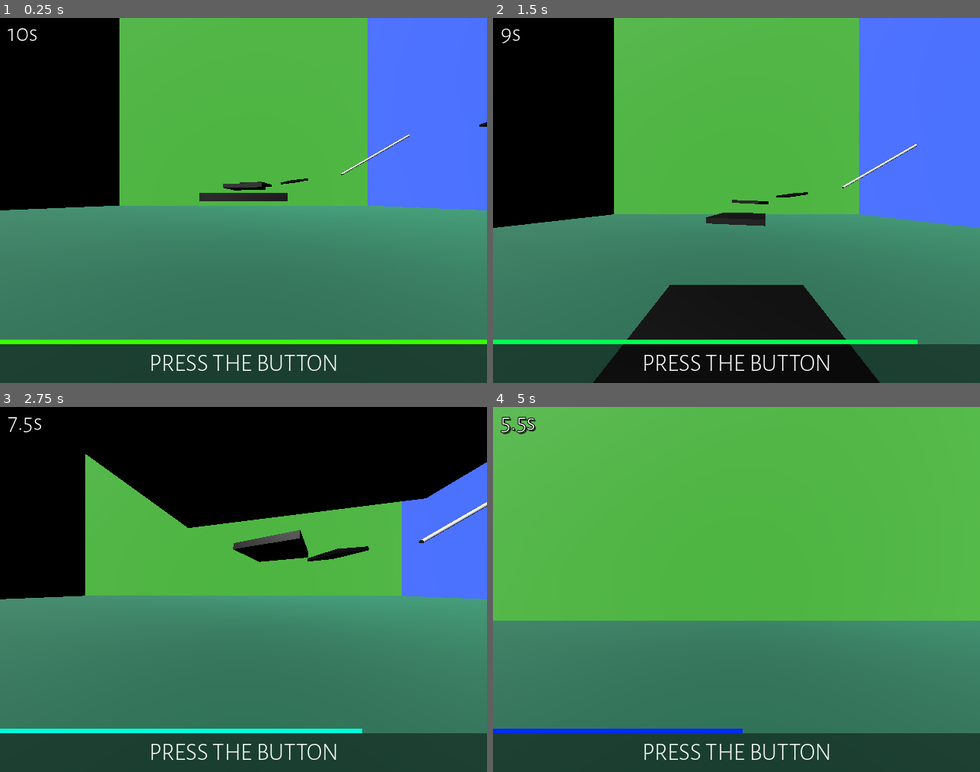
Above: before the commit, frames 1-4 (two rows, left to right).
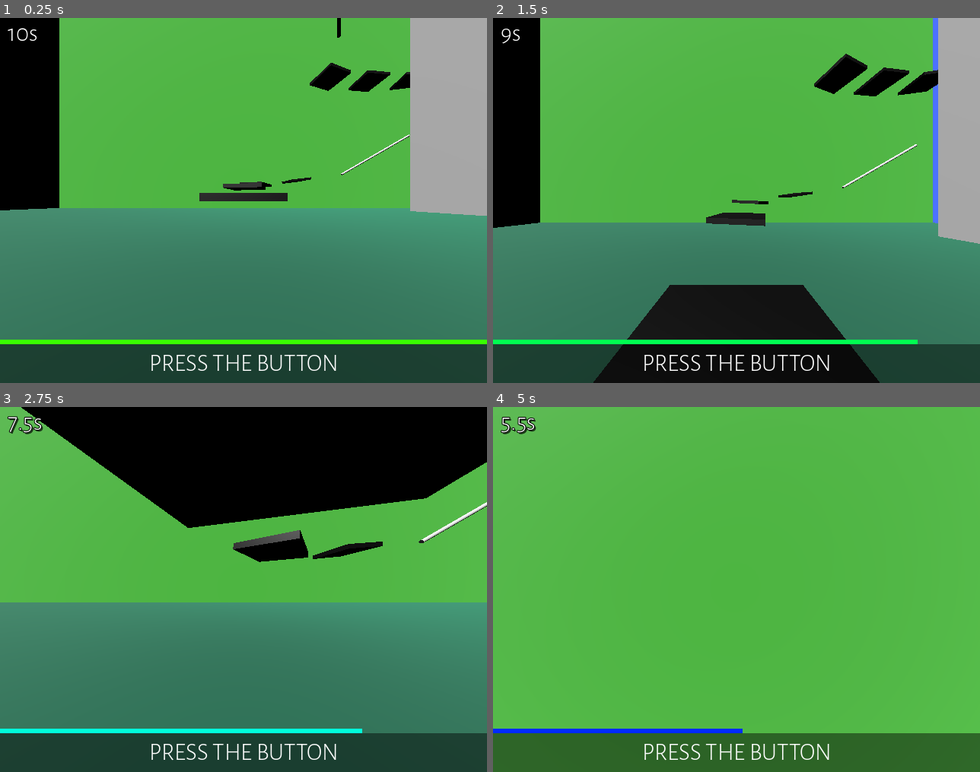
Above: after the commit, the same moments.

Repository: catboyBinary/LudumDare51
Game: Godot game, scene res://scenes/Main.tscn
The game is run twice, just before and just after one commit, with the same random seed, the same clock (stepped at 60 frames per second) and the same inputs.
Inputs (mouse positions are in pixels of both pictures, inside the frame that each line leads up to):
- Up to frame 1 (0.25 s): no input
- Up to frame 2 (1.5 s): move the mouse to (760, 200) at 0.52 s; press the mouse at (760, 200) at 0.53 s; hold W (move_forward) from 0.53 s (still down); tap Space (jump) at 0.77 s; move the mouse to (712, 200) at 1.27 s; release the mouse at (712, 200) at 1.28 s; click (712, 200) at 1.35 s
- Up to frame 3 (2.75 s): keep holding W (move_forward); tap Space (jump) at 1.52 s; move the mouse to (253, 582) at 2.02 s; press the mouse at (253, 582) at 2.03 s
- Up to frame 4 (5 s): keep holding W (move_forward); move the mouse to (731, 596) at 2.77 s; release the mouse at (731, 596) at 2.78 s; click (731, 596) at 2.85 s; tap Space (jump) at 3.02, 3.77, 4.52 s; move the mouse to (775, 593) at 3.52 s; press the mouse at (775, 593) at 3.53 s; move the mouse to (697, 585) at 4.27 s; release the mouse at (697, 585) at 4.28 s; click (697, 585) at 4.35 s

The runs differ from the first frame. In frame 1, 20% of the frame differs, in the area x 12-100%, y 0-55%; in frame 2, 24%; in frame 3, 15%; in frame 4, 40%, in the area x 0-100%, y 58-100%.
Error in both runs: Invalid assignment of property or key 'current' with value of type 'bool' on a base object of type 'Camera2D'. (res://scenes/games/mouse_labyrinth/MouseFollowe…

Commit message:
3d game lol

Diff:
--- a/scenes/games/fps/fps_game.tscn
+++ b/scenes/games/fps/fps_game.tscn
@@ -1,7 +1,50 @@
-[gd_scene load_steps=22 format=3 uid="uid://cbkt01dckr06x"]
+[gd_scene load_steps=27 format=3 uid="uid://cbkt01dckr06x"]
 
 [ext_resource type="PackedScene" uid="uid://c1qk06atvob6b" path="res://scenes/games/fps/fps_player.tscn" id="1_etnqk"]
 [ext_resource type="Material" uid="uid://ewjumaisusgs" path="res://scenes/games/fps/platforms.tres" id="2_sdysd"]
+
+[sub_resource type="StandardMaterial3D" id="StandardMaterial3D_p21fi"]
+albedo_color = Color(0.184687, 0.52, 0.1404, 1)
+
+[sub_resource type="QuadMesh" id="QuadMesh_50g5a"]
+material = SubResource("StandardMaterial3D_p21fi")
+size = Vector2(100, 100)
+
+[sub_resource type="ConvexPolygonShape3D" id="ConvexPolygonShape3D_k8dqw"]
+points = PackedVector3Array(50, 50, 0, 50, -50, 0, -50, 50, 0, -50, -50, 0)
+
+[sub_resource type="StandardMaterial3D" id="StandardMaterial3D_684xo"]
+albedo_color = Color(0.21, 0.354833, 1, 1)
+
+[sub_resource type="QuadMesh" id="QuadMesh_o5tnq"]
+material = SubResource("StandardMaterial3D_684xo")
+flip_faces = true
+size = Vector2(100, 100)
+
+[sub_resource type="ConvexPolygonShape3D" id="ConvexPolygonShape3D_sqj2t"]
+points = PackedVector3Array(50, 50, 0, 50, -50, 0, -50, 50, 0, -50, -50, 0)
+
+[sub_resource type="ConvexPolygonShape3D" id="ConvexPolygonShape3D_wtxd0"]
+points = PackedVector3Array(50, 50, 0, 50, -50, 0, -50, 50, 0, -50, -50, 0)
+
+[sub_resource type="StandardMaterial3D" id="StandardMaterial3D_bkx1u"]
+albedo_color = Color(0, 0.737255, 0.466667, 1)
+
+[sub_resource type="QuadMesh" id="QuadMesh_xwr84"]
+material = SubResource("StandardMaterial3D_bkx1u")
+size = Vector2(100, 100)
+
+[sub_resource type="ConvexPolygonShape3D" id="ConvexPolygonShape3D_32x31"]
+points = PackedVector3Array(50, 50, 0, 50, -50, 0, -50, 50, 0, -50, -50, 0)
+
+[sub_resource type="WorldBoundaryShape3D" id="WorldBoundaryShape3D_15od1"]
+
+[sub_resource type="StandardMaterial3D" id="StandardMaterial3D_jtb5t"]
+albedo_color = Color(0, 0.28, 0.196, 1)
+
+[sub_resource type="PlaneMesh" id="PlaneMesh_dr8lt"]
+material = SubResource("StandardMaterial3D_jtb5t")
+size = Vector2(100, 100)
 
 [sub_resource type="BoxMesh" id="BoxMesh_4slon"]
 material = ExtResource("2_sdysd")
@@ -15,8 +58,26 @@
 bottom_radius = 0.25
 height = 20.0
 
+[sub_resource type="BoxShape3D" id="BoxShape3D_5md40"]
+size = Vector3(0.5, 20, 0.5)
+
+[sub_resource type="CylinderMesh" id="CylinderMesh_ursxu"]
+top_radius = 0.25
+bottom_radius = 0.25
+height = 10.0
+
 [sub_resource type="BoxShape3D" id="BoxShape3D_khabg"]
-size = Vector3(0.5, 20, 0.5)
+size = Vector3(0.5, 10.2686, 0.5)
+
+[sub_resource type="BoxMesh" id="BoxMesh_13tu3"]
+size = Vector3(5, 50, 60)
+
+[sub_resource type="ConvexPolygonShape3D" id="ConvexPolygonShape3D_nk46c"]
+points = PackedVector3Array(-2.5, -25, -30, 2.5, -25, -30, -2.5, -25, 30, -2.5, 25, -30, 2.5, 25, -30, 2.5, -25, 30, -2.5, 25, 30, 2.5, 25, 30)
+
+[sub_resource type="BoxMesh" id="BoxMesh_kj7qj"]
+material = ExtResource("2_sdysd")
+size = Vector3(5, 50, 60)
 
 [sub_resource type="BoxMesh" id="BoxMesh_2pksm"]
 material = ExtResource("2_sdysd")
@@ -25,104 +86,11 @@
 [sub_resource type="ConvexPolygonShape3D" id="ConvexPolygonShape3D_idanj"]
 points = PackedVector3Array(2.5, 0.25, 10, 2.5, -0.25, 10, 2.5, 0.25, -10, -2.5, 0.25, 10, -2.5, -0.25, 10, 2.5, -0.25, -10, -2.5, 0.25, -10, -2.5, -0.25, -10)
 
-[sub_resource type="StandardMaterial3D" id="StandardMaterial3D_p21fi"]
-albedo_color = Color(0.184687, 0.52, 0.1404, 1)
-
-[sub_resource type="QuadMesh" id="QuadMesh_50g5a"]
-material = SubResource("StandardMaterial3D_p21fi")
-size = Vector2(100, 100)
-
-[sub_resource type="ConvexPolygonShape3D" id="ConvexPolygonShape3D_k8dqw"]
-points = PackedVector3Array(50, 50, 0, 50, -50, 0, -50, 50, 0, -50, -50, 0)
-
-[sub_resource type="StandardMaterial3D" id="StandardMaterial3D_684xo"]
-albedo_color = Color(0.21, 0.354833, 1, 1)
-
-[sub_resource type="QuadMesh" id="QuadMesh_o5tnq"]
-material = SubResource("StandardMaterial3D_684xo")
-flip_faces = true
-size = Vector2(100, 100)
-
-[sub_resource type="ConvexPolygonShape3D" id="ConvexPolygonShape3D_sqj2t"]
-points = PackedVector3Array(50, 50, 0, 50, -50, 0, -50, 50, 0, -50, -50, 0)
-
-[sub_resource type="ConvexPolygonShape3D" id="ConvexPolygonShape3D_wtxd0"]
-points = PackedVector3Array(50, 50, 0, 50, -50, 0, -50, 50, 0, -50, -50, 0)
-
-[sub_resource type="StandardMaterial3D" id="StandardMaterial3D_bkx1u"]
-albedo_color = Color(0, 0.737255, 0.466667, 1)
-
-[sub_resource type="QuadMesh" id="QuadMesh_xwr84"]
-material = SubResource("StandardMaterial3D_bkx1u")
-size = Vector2(100, 100)
-
-[sub_resource type="ConvexPolygonShape3D" id="ConvexPolygonShape3D_32x31"]
-points = PackedVector3Array(50, 50, 0, 50, -50, 0, -50, 50, 0, -50, -50, 0)
-
-[sub_resource type="WorldBoundaryShape3D" id="WorldBoundaryShape3D_15od1"]
-
-[sub_resource type="StandardMaterial3D" id="StandardMaterial3D_jtb5t"]
-albedo_color = Color(0, 0.28, 0.196, 1)
-
-[sub_resource type="PlaneMesh" id="PlaneMesh_dr8lt"]
-material = SubResource("StandardMaterial3D_jtb5t")
-size = Vector2(100, 100)
-
 [node name="FPSGame" type="Node3D"]
 
 [node name="FPSPlayer" parent="." instance=ExtResource("1_etnqk")]
 transform = Transform3D(1, 0, 0, 0, 1, 0, 0, 0, 1, 0, 1.5, 11.6742)
 floor_constant_speed = true
-
-[node name="Block" type="StaticBody3D" parent="."]
-transform = Transform3D(1, 0, 0, 0, 1, 0, 0, 0, 1, 0, 2.22893, 0.464173)
-
-[node name="MeshInstance3d2" type="MeshInstance3D" parent="Block"]
-mesh = SubResource("BoxMesh_4slon")
-skeleton = NodePath("../..")
-
-[node name="CollisionShape3d" type="CollisionShape3D" parent="Block"]
-shape = SubResource("ConvexPolygonShape3D_tstir")
-
-[node name="Block2" type="StaticBody3D" parent="."]
-transform = Transform3D(0.973806, 0, -0.227382, 0, 1, 0, 0.227382, 0, 0.973806, 0.357011, 3.92964, -10.1481)
-
-[node name="MeshInstance3d2" type="MeshInstance3D" parent="Block2"]
-mesh = SubResource("BoxMesh_4slon")
-skeleton = NodePath("../..")
-
-[node name="CollisionShape3d" type="CollisionShape3D" parent="Block2"]
-shape = SubResource("ConvexPolygonShape3D_tstir")
-
-[node name="Block3" type="StaticBody3D" parent="."]
-transform = Transform3D(0.847927, 0.0382134, -0.528733, -0.0324259, 0.99927, 0.0202195, 0.52912, 0, 0.848547, 2.61164, 5.37461, -20.8161)
-
-[node name="MeshInstance3d2" type="MeshInstance3D" parent="Block3"]
-mesh = SubResource("BoxMesh_4slon")
-skeleton = NodePath("../..")
-
-[node name="CollisionShape3d" type="CollisionShape3D" parent="Block3"]
-shape = SubResource("ConvexPolygonShape3D_tstir")
-
-[node name="Block4" type="StaticBody3D" parent="."]
-transform = Transform3D(0.225926, -0.130375, -0.965381, -0.00959639, 0.990658, -0.136034, 0.974097, 0.0399979, 0.222565, 12.9739, 6.94138, -27.8283)
-
-[node name="MeshInstance3d2" type="MeshInstance3D" parent="Block4"]
-mesh = SubResource("BoxMesh_4slon")
-skeleton = NodePath("../..")
-
-[node name="CollisionShape3d" type="CollisionShape3D" parent="Block4"]
-shape = SubResource("ConvexPolygonShape3D_tstir")
-
-[node name="Rail" type="StaticBody3D" parent="."]
-transform = Transform3D(-0.5, -0.866025, 0, 0.866025, -0.5, 0, 0, 0, 1, 33.9329, 13.7768, -27.8283)
-
-[node name="MeshInstance3d2" type="MeshInstance3D" parent="Rail"]
-mesh = SubResource("CylinderMesh_v6pab")
-skeleton = NodePath("../..")
-
-[node name="CollisionShape3d" type="CollisionShape3D" parent="Rail"]
-shape = SubResource("BoxShape3D_khabg")
 
 [node name="DirectionalLight3d" type="DirectionalLight3D" parent="."]
 transform = Transform3D(0.859049, -0.299697, -0.41499, 0.511893, 0.502945, 0.696428, -1.98518e-08, -0.810696, 0.585467, 0, 4.15664, 0.0397468)
@@ -131,20 +99,10 @@
 directional_shadow_mode = 0
 directional_shadow_split_1 = 0.086
 
-[node name="Block5" type="StaticBody3D" parent="."]
-transform = Transform3D(1, 0, 0, 0, 1, 0, 0, 0, 1, 50.7764, 17.3425, -9.67343)
-
-[node name="MeshInstance3d2" type="MeshInstance3D" parent="Block5"]
-mesh = SubResource("BoxMesh_2pksm")
-skeleton = NodePath("../..")
-
-[node name="CollisionShape3d" type="CollisionShape3D" parent="Block5"]
-shape = SubResource("ConvexPolygonShape3D_idanj")
-
 [node name="Da Box" type="Node" parent="."]
 
 [node name="StaticBody3d4" type="StaticBody3D" parent="Da Box"]
-transform = Transform3D(1, 0, 0, 0, 1, 0, 0, 0, 1, 0, 50, -50)
+transform = Transform3D(1, 0, 0, 0, 1, 0, 0, 0, 1, 0, 50, -30)
 
 [node name="Wall1" type="MeshInstance3D" parent="Da Box/StaticBody3d4"]
 mesh = SubResource("QuadMesh_50g5a")
@@ -154,7 +112,7 @@
 shape = SubResource("ConvexPolygonShape3D_k8dqw")
 
 [node name="StaticBody3d3" type="StaticBody3D" parent="Da Box"]
-transform = Transform3D(1, 0, 0, 0, 1, 0, 0, 0, 1, 0, 50, 50)
+transform = Transform3D(1, 0, 0, 0, 1, 0, 0, 0, 1, 0, 50, 30)
 
 [node name="Wall2" type="MeshInstance3D" parent="Da Box/StaticBody3d3"]
 mesh = SubResource("QuadMesh_o5tnq")
@@ -191,3 +149,198 @@
 [node name="MeshInstance3d" type="MeshInstance3D" parent="Da Box/Floor"]
 mesh = SubResource("PlaneMesh_dr8lt")
 skeleton = NodePath("../../..")
+
+[node name="Node" type="Node3D" parent="."]
+
+[node name="Block" type="StaticBody3D" parent="Node"]
+transform = Transform3D(1, 0, 0, 0, 1, 0, 0, 0, 1, 0, 2.22893, 0.464173)
+
+[node name="MeshInstance3d2" type="MeshInstance3D" parent="Node/Block"]
+mesh = SubResource("BoxMesh_4slon")
+skeleton = NodePath("../../..")
+
+[node name="CollisionShape3d" type="CollisionShape3D" parent="Node/Block"]
+shape = SubResource("ConvexPolygonShape3D_tstir")
+
+[node name="Block2" type="StaticBody3D" parent="Node"]
+transform = Transform3D(0.973806, 0, -0.227382, 0, 1, 0, 0.227382, 0, 0.973806, 0.357011, 3.92964, -10.1481)
+
+[node name="MeshInstance3d2" type="MeshInstance3D" parent="Node/Block2"]
+mesh = SubResource("BoxMesh_4slon")
+skeleton = NodePath("../../..")
+
+[node name="CollisionShape3d" type="CollisionShape3D" parent="Node/Block2"]
+shape = SubResource("ConvexPolygonShape3D_tstir")
+
+[node name="Block3" type="StaticBody3D" parent="Node"]
+transform = Transform3D(0.847927, 0.0382134, -0.528733, -0.0324259, 0.99927, 0.0202195, 0.52912, 0, 0.848547, 2.61164, 5.37461, -20.8161)
+
+[node name="MeshInstance3d2" type="MeshInstance3D" parent="Node/Block3"]
+mesh = SubResource("BoxMesh_4slon")
+skeleton = NodePath("../../..")
+
+[node name="CollisionShape3d" type="CollisionShape3D" parent="Node/Block3"]
+shape = SubResource("ConvexPolygonShape3D_tstir")
+
+[node name="Block4" type="StaticBody3D" parent="Node"]
+transform = Transform3D(0.225926, -0.130375, -0.965381, -0.00959639, 0.990658, -0.136034, 0.974097, 0.0399979, 0.222565, 12.9739, 6.94138, -26.1974)
+
+[node name="MeshInstance3d2" type="MeshInstance3D" parent="Node/Block4"]
+mesh = SubResource("BoxMesh_4slon")
+skeleton = NodePath("../../..")
+
+[node name="CollisionShape3d" type="CollisionShape3D" parent="Node/Block4"]
+shape = SubResource("ConvexPolygonShape3D_tstir")
+
+[node name="Rail" type="StaticBody3D" parent="Node"]
+transform = Transform3D(-0.5, -0.866025, 0, 0.866025, -0.5, 0, 0, 0, 1, 33.9329, 13.7768, -27.8283)
+
+[node name="MeshInstance3d2" type="MeshInstance3D" parent="Node/Rail"]
+mesh = SubResource("CylinderMesh_v6pab")
+skeleton = NodePath("../../..")
+
+[node name="CollisionShape3d" type="CollisionShape3D" parent="Node/Rail"]
+shape = SubResource("BoxShape3D_5md40")
+
+[node name="Node2" type="Node3D" parent="."]
+transform = Transform3D(0.327218, 0, -0.944949, 0, 1, 0, 0.944949, 0, 0.327218, 17.4331, 23.9772, -18.7513)
+
+[node name="Block" type="StaticBody3D" parent="Node2"]
+transform = Transform3D(1, 0, 0, 0, 1, 0, 0, 0, 1, 0, 2.22893, 0.464173)
+
+[node name="MeshInstance3d2" type="MeshInstance3D" parent="Node2/Block"]
+mesh = SubResource("BoxMesh_4slon")
+skeleton = NodePath("../../..")
+
+[node name="CollisionShape3d" type="CollisionShape3D" parent="Node2/Block"]
+shape = SubResource("ConvexPolygonShape3D_tstir")
+
+[node name="Block2" type="StaticBody3D" parent="Node2"]
+transform = Transform3D(0.973806, 0, -0.227382, 0, 1, 0, 0.227382, 0, 0.973806, 0.357011, 3.92964, -10.1481)
+
+[node name="MeshInstance3d2" type="MeshInstance3D" parent="Node2/Block2"]
+mesh = SubResource("BoxMesh_4slon")
+skeleton = NodePath("../../..")
+
+[node name="CollisionShape3d" type="CollisionShape3D" parent="Node2/Block2"]
+shape = SubResource("ConvexPolygonShape3D_tstir")
+
+[node name="Block3" type="StaticBody3D" parent="Node2"]
+transform = Transform3D(0.847927, 0.0382134, -0.528733, -0.0324259, 0.99927, 0.0202195, 0.52912, 0, 0.848547, 2.61164, 5.37461, -20.8161)
+
+[node name="MeshInstance3d2" type="MeshInstance3D" parent="Node2/Block3"]
+mesh = SubResource("BoxMesh_4slon")
+skeleton = NodePath("../../..")
+
+[node name="CollisionShape3d" type="CollisionShape3D" parent="Node2/Block3"]
+shape = SubResource("ConvexPolygonShape3D_tstir")
+
+[node name="Block4" type="StaticBody3D" parent="Node2"]
+transform = Transform3D(0.867552, 0.075898, 0.491521, -0.00959639, 0.990658, -0.136034, -0.497253, 0.1133, 0.860175, 17.0753, 6.40974, -24.7771)
+
+[node name="MeshInstance3d2" type="MeshInstance3D" parent="Node2/Block4"]
+mesh = SubResource("BoxMesh_4slon")
+skeleton = NodePath("../../..")
+
+[node name="CollisionShape3d" type="CollisionShape3D" parent="Node2/Block4"]
+shape = SubResource("ConvexPolygonShape3D_tstir")
+
+[node name="Rail" type="StaticBody3D" parent="Node2"]
+transform = Transform3D(-0.326862, -0.566142, -0.756733, 0.866025, -0.5, -2.40999e-08, -0.378366, -0.65535, 0.653724, 8.46525, 5.61859, 8.23247)
+
+[node name="MeshInstance3d2" type="MeshInstance3D" parent="Node2/Rail"]
+mesh = SubResource("CylinderMesh_ursxu")
+skeleton = NodePath("../../..")
+
+[node name="CollisionShape3d" type="CollisionShape3D" parent="Node2/Rail"]
+shape = SubResource("BoxShape3D_khabg")
+
+[node name="Rail2" type="StaticBody3D" parent="Node2"]
+transform = Transform3D(-0.477167, -0.826478, 0.298741, 0.866025, -0.5, -2.56474e-08, 0.14937, 0.258717, 0.954334, 16.6371, 11.1402, 10.6741)
+
+[node name="MeshInstance3d2" type="MeshInstance3D" parent="Node2/Rail2"]
+mesh = SubResource("CylinderMesh_ursxu")
+skeleton = NodePath("../../..")
+
+[node name="CollisionShape3d" type="CollisionShape3D" parent="Node2/Rail2"]
+shape = SubResource("BoxShape3D_khabg")
+
+[node name="Rail3" type="StaticBody3D" parent="Node2"]
+transform = Transform3D(-0.103819, -0.17982, 0.978205, 0.866025, -0.5, -2.56474e-08, 0.489103, 0.847151, 0.207639, 22.6991, 16.9958, 4.31515)
+
+[node name="MeshInstance3d2" type="MeshInstance3D" parent="Node2/Rail3"]
+mesh = SubResource("CylinderMesh_ursxu")
+skeleton = NodePath("../../..")
+
+[node name="CollisionShape3d" type="CollisionShape3D" parent="Node2/Rail3"]
+shape = SubResource("BoxShape3D_khabg")
+
+[node name="Rail4" type="StaticBody3D" parent="Node2"]
+transform = Transform3D(0.407437, 0.705702, 0.579637, 0.866025, -0.5, -2.28533e-08, 0.289818, 0.50198, -0.814875, 19.7042, 22.5174, -3.67058)
+
+[node name="MeshInstance3d2" type="MeshInstance3D" parent="Node2/Rail4"]
+mesh = SubResource("CylinderMesh_ursxu")
+skeleton = NodePath("../../..")
+
+[node name="CollisionShape3d" type="CollisionShape3D" parent="Node2/Rail4"]
+shape = SubResource("BoxShape3D_khabg")
+
+[node name="StaticBody3d" type="StaticBody3D" parent="."]
+transform = Transform3D(1, 0, 0, 0, 1, 0, 0, 0, 1, 34.2675, 25, 12.4756)
+
+[node name="Wall" type="MeshInstance3D" parent="StaticBody3d"]
+mesh = SubResource("BoxMesh_13tu3")
+skeleton = NodePath("../..")
+
+[node name="CollisionShape3d" type="CollisionShape3D" parent="StaticBody3d"]
+shape = SubResource("ConvexPolygonShape3D_nk46c")
+
+[node name="StaticBody3d2" type="StaticBody3D" parent="."]
+transform = Transform3D(1, 0, 0, 0, 1, 0, 0, 0, 1, 39.25, 25, 36.645)
+
+[node name="Wall" type="MeshInstance3D" parent="StaticBody3d2"]
+mesh = SubResource("BoxMesh_kj7qj")
+skeleton = NodePath("../..")
+
+[node name="CollisionShape3d" type="CollisionShape3D" parent="StaticBody3d2"]
+shape = SubResource("ConvexPolygonShape3D_nk46c")
+
+[node name="Block5" type="StaticBody3D" parent="."]
+transform = Transform3D(1, 0, 0, 0, 1, 0, 0, 0, 1, 50.7764, 17.3425, -9.67343)
+
+[node name="MeshInstance3d2" type="MeshInstance3D" parent="Block5"]
+mesh = SubResource("BoxMesh_2pksm")
+skeleton = NodePath("../..")
+
+[node name="CollisionShape3d" type="CollisionShape3D" parent="Block5"]
+shape = SubResource("ConvexPolygonShape3D_idanj")
+
+[node name="Block6" type="StaticBody3D" parent="."]
+transform = Transform3D(1, 0, 0, 0, 1, 0, 0, 0, 1, 40.2212, 19.6758, 15.4103)
+
+[node name="MeshInstance3d2" type="MeshInstance3D" parent="Block6"]
+mesh = SubResource("BoxMesh_2pksm")
+skeleton = NodePath("../..")
+
+[node name="CollisionShape3d" type="CollisionShape3D" parent="Block6"]
+shape = SubResource("ConvexPolygonShape3D_idanj")
+
+[node name="Block8" type="StaticBody3D" parent="."]
+transform = Transform3D(1, 0, 0, 0, 1, 0, 0, 0, 1, 46.4789, 29.1022, 2.16872)
+
+[node name="MeshInstance3d2" type="MeshInstance3D" parent="Block8"]
+mesh = SubResource("BoxMesh_4slon")
+skeleton = NodePath("../..")
+
+[node name="CollisionShape3d" type="CollisionShape3D" parent="Block8"]
+shape = SubResource("ConvexPolygonShape3D_tstir")
+
+[node name="Block7" type="StaticBody3D" parent="."]
+transform = Transform3D(1, 0, 0, 0, 0.913545, -0.406737, 0, 0.406737, 0.913545, 51.3781, 23.8535, 24.7586)
+
+[node name="MeshInstance3d2" type="MeshInstance3D" parent="Block7"]
+mesh = SubResource("BoxMesh_2pksm")
+skeleton = NodePath("../..")
+
+[node name="CollisionShape3d" type="CollisionShape3D" parent="Block7"]
+shape = SubResource("ConvexPolygonShape3D_idanj")
